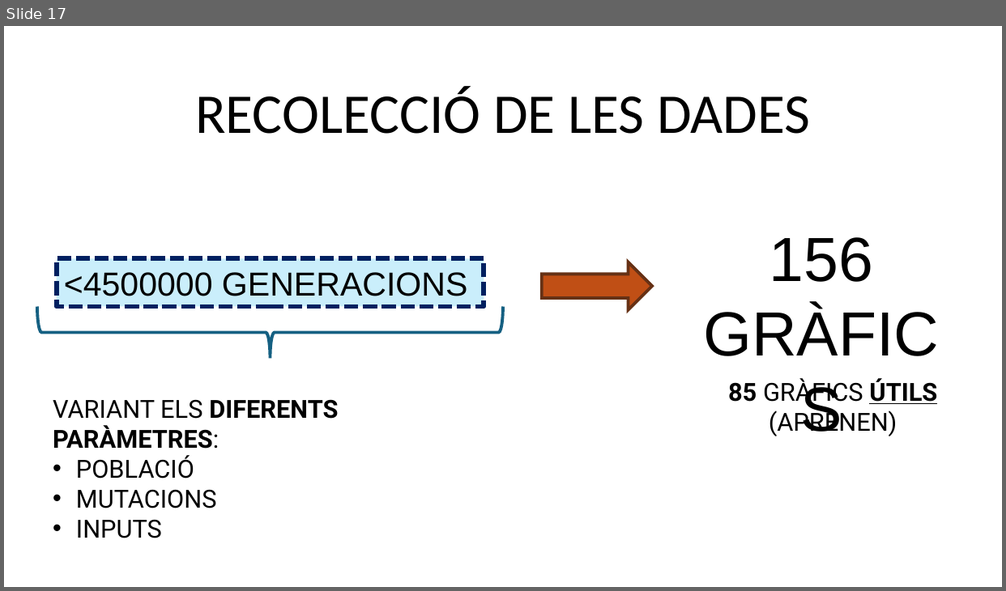
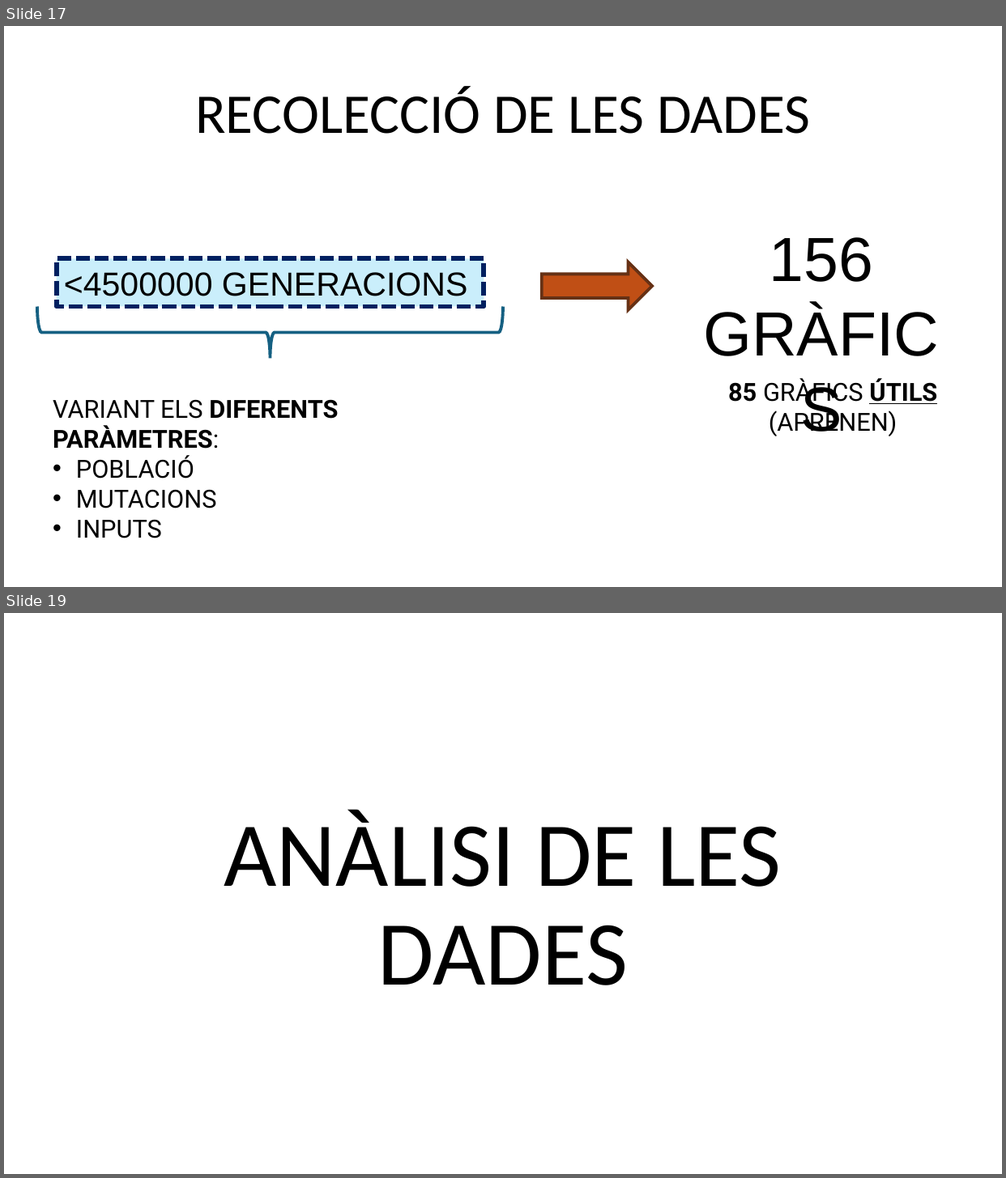
Before and after one commit to FerrerJan/Treball-de-Recerca-IA, a slide deck: TR_ESCRIT/PPT_Teo.pptx. Shown one above the other, each under a label of ours: slide 17 before the commit, slides 17 and 19 after it; the slides between them are not shown. The pictures are 1006x591 and 1006x1178 pixels, drawn with LibreOffice and Linux fonts; fonts in the diff are those of the drawing. Boxes give left, top, right and bottom in pixels: in the first picture for what was removed or moved away, otherwise in the second. Text is boxed around its words. In the diff, an @@ line names an element or a change of style, - is before the commit and + after.

```diff
--- a/TR_ESCRIT/PPT_Teo.pptx
+++ b/TR_ESCRIT/PPT_Teo.pptx
@@ slide 19 added at (4, 613, 1002, 1174), background #FFFFFF @@
@@ title added at (224, 810, 782, 986), 88 pt, text #000000 @@
+ANÀLISI DE LES DADES
```
Also in this commit, not shown: 14 other slides added.
